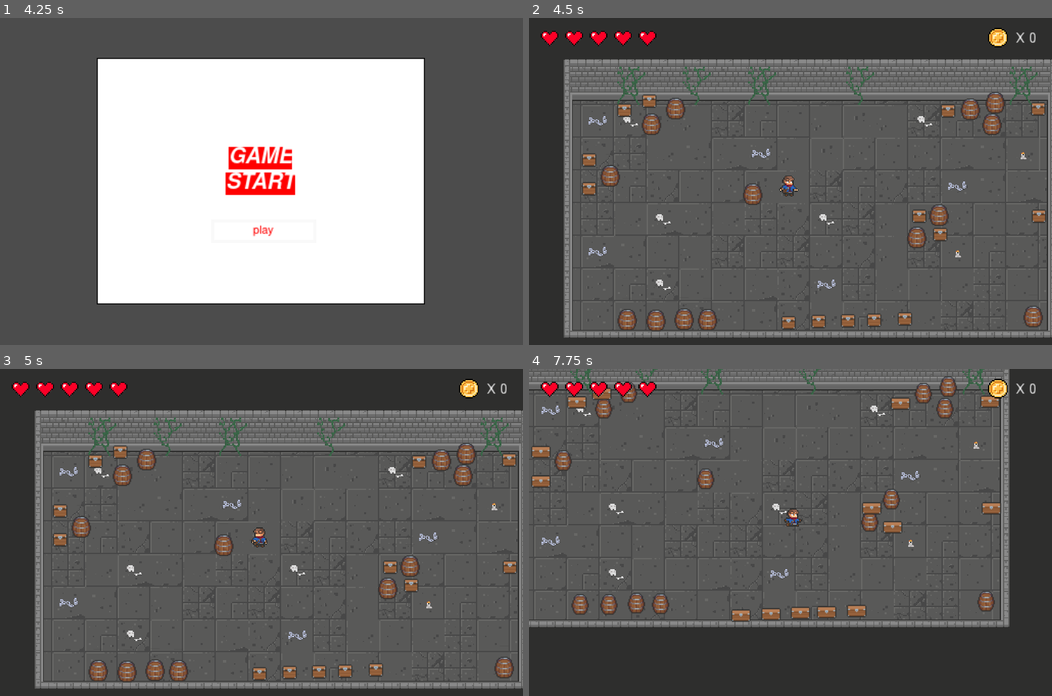
Above: before the commit, frames 1-4 (two rows, left to right).
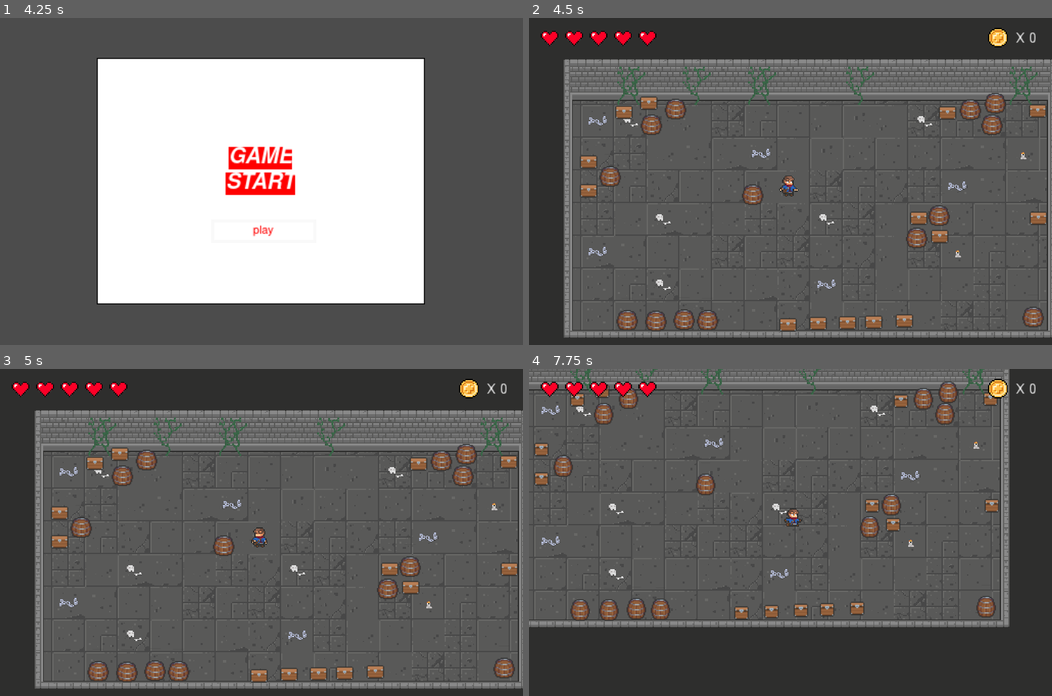
Above: after the commit, the same moments.

Repository: bandreetto/mimic-dungeon
Game: Godot game, scene res://scenes/main/main.tscn
Two runs of this game, one before a commit and one after it. Both use one fixed random seed, a clock stepped at 60 frames per second and the inputs below.
Inputs (mouse positions are in pixels of both pictures, inside the frame that each line leads up to):
- Up to frame 1 (4.25 s): tap Enter at 0.5, 2, 3.5 s; hold Right (ui_right) 0.53-1.28 s; tap Space (ui_select) at 0.77, 1.25, 1.52, 2.75, 3.02, 3.77 s; hold Down (ui_down) 1.28-2.03 s; hold Right (ui_right) 2.03-2.78 s; hold Up (ui_up) 2.78-3.53 s; hold Left (ui_left) from 3.53 s (still down)
- Up to frame 2 (4.5 s): release Left (ui_left) at 4.25 s; click (790, 240) at 4.25 s
- Up to frame 3 (5 s): no input
- Up to frame 4 (7.75 s): hold Left (ui_left) 5.03-5.78 s; tap Space (ui_select) at 5.27, 6.77, 7.52 s; hold Down (ui_down) 5.78-6.53 s; hold Right (ui_right) 6.53-7.28 s; hold Up (ui_up) from 7.28 s (still down)

Frame 1 is identical in both runs. In frame 2, 2.8% of the frame differs, in the area x 9-99%, y 22-96%; in frame 3, 2.8%; in frame 4, 4.0%, in the area x 0-91%, y 2-78%.

Commit message:
Add some sounds

Diff:
--- /dev/null
+++ b/default_bus_layout.tres
@@ -0,0 +1,4 @@
+[gd_resource type="AudioBusLayout" format=2]
+
+[resource]
+bus/0/volume_db = -10.5236
--- a/hutbox.gd
+++ b/hutbox.gd
@@ -2,7 +2,7 @@
 
 onready var timer = $Timer
 onready var collision = $CollisionShape2D
-const hitEffect = preload("res://scenes/effects/hit/hitEffect.tscn")
+const hitEffect = preload("res://scenes/player/hitEffect/playerHitEffect.tscn")
 var invincible = false setget set_invincible
 signal invincibility_started
 signal invincibility_ended
--- a/scenes/effects/hit/hitEffect.tscn
+++ b/scenes/effects/hit/hitEffect.tscn
@@ -1,31 +1,32 @@
-[gd_scene load_steps=8 format=2]
+[gd_scene load_steps=9 format=2]
 
 [ext_resource path="res://hitEffect.gd" type="Script" id=1]
 [ext_resource path="res://assets/images/hit.png" type="Texture" id=2]
+[ext_resource path="res://assets/sounds/impact.wav" type="AudioStream" id=3]
+
+[sub_resource type="AtlasTexture" id=1]
+flags = 4
+atlas = ExtResource( 2 )
+region = Rect2( 564, 0, 188, 188 )
+
+[sub_resource type="AtlasTexture" id=2]
+flags = 4
+atlas = ExtResource( 2 )
+region = Rect2( 752, 0, 188, 188 )
+
+[sub_resource type="AtlasTexture" id=3]
+flags = 4
+atlas = ExtResource( 2 )
+region = Rect2( 564, 188, 188, 188 )
 
 [sub_resource type="AtlasTexture" id=4]
 flags = 4
 atlas = ExtResource( 2 )
-region = Rect2( 564, 0, 188, 188 )
-
-[sub_resource type="AtlasTexture" id=5]
-flags = 4
-atlas = ExtResource( 2 )
-region = Rect2( 752, 0, 188, 188 )
-
-[sub_resource type="AtlasTexture" id=7]
-flags = 4
-atlas = ExtResource( 2 )
-region = Rect2( 564, 188, 188, 188 )
-
-[sub_resource type="AtlasTexture" id=8]
-flags = 4
-atlas = ExtResource( 2 )
 region = Rect2( 752, 188, 188, 188 )
 
-[sub_resource type="SpriteFrames" id=6]
+[sub_resource type="SpriteFrames" id=5]
 animations = [ {
-"frames": [ SubResource( 4 ), SubResource( 5 ), SubResource( 7 ), SubResource( 8 ) ],
+"frames": [ SubResource( 1 ), SubResource( 2 ), SubResource( 3 ), SubResource( 4 ) ],
 "loop": true,
 "name": "hit",
 "speed": 15.0
@@ -33,8 +34,13 @@
 
 [node name="hitEffect" type="AnimatedSprite"]
 scale = Vector2( 0.458332, 0.466618 )
-frames = SubResource( 6 )
+frames = SubResource( 5 )
 animation = "hit"
-frame = 2
+frame = 1
 playing = true
 script = ExtResource( 1 )
+
+[node name="AudioStreamPlayer" type="AudioStreamPlayer" parent="."]
+stream = ExtResource( 3 )
+pitch_scale = 3.44
+autoplay = true
--- a/scenes/mimic/mimic1/dieEffect/mimic1DieEffect.tscn
+++ b/scenes/mimic/mimic1/dieEffect/mimic1DieEffect.tscn
@@ -1,8 +1,9 @@
-[gd_scene load_steps=13 format=2]
+[gd_scene load_steps=14 format=2]
 
 [ext_resource path="res://assets/mimic/Mimic Sprite Sheet.png" type="Texture" id=1]
 [ext_resource path="res://scenes/effects/destroy/destroyedEffect.gd" type="Script" id=2]
 [ext_resource path="res://assets/destructable/Destructible Objects Sprite Sheet.png" type="Texture" id=3]
+[ext_resource path="res://assets/sounds/mimicDie.wav" type="AudioStream" id=4]
 
 [sub_resource type="AtlasTexture" id=1]
 flags = 4
@@ -56,3 +57,9 @@
 frames = SubResource( 9 )
 animation = "die"
 script = ExtResource( 2 )
+
+[node name="AudioStreamPlayer" type="AudioStreamPlayer" parent="."]
+stream = ExtResource( 4 )
+volume_db = -21.0
+pitch_scale = 1.77
+autoplay = true
--- a/scenes/mimic/mimic2/dieEffect/mimic2DieEffect.tscn
+++ b/scenes/mimic/mimic2/dieEffect/mimic2DieEffect.tscn
@@ -1,8 +1,9 @@
-[gd_scene load_steps=13 format=2]
+[gd_scene load_steps=14 format=2]
 
 [ext_resource path="res://assets/mimic/Mimic Sprite Sheet.png" type="Texture" id=1]
 [ext_resource path="res://assets/destructable/Destructible Objects Sprite Sheet.png" type="Texture" id=2]
 [ext_resource path="res://scenes/effects/destroy/destroyedEffect.gd" type="Script" id=3]
+[ext_resource path="res://assets/sounds/mimicDie.wav" type="AudioStream" id=4]
 
 [sub_resource type="AtlasTexture" id=1]
 flags = 4
@@ -55,5 +56,11 @@
 [node name="mimic2DieEffect" type="AnimatedSprite"]
 frames = SubResource( 9 )
 animation = "die"
+frame = 4
 playing = true
 script = ExtResource( 3 )
+
+[node name="AudioStreamPlayer" type="AudioStreamPlayer" parent="."]
+stream = ExtResource( 4 )
+volume_db = -21.0
+autoplay = true
--- a/scenes/objects/barrel/barrel.tscn
+++ b/scenes/objects/barrel/barrel.tscn
@@ -41,6 +41,7 @@
 [node name="Sprite" type="AnimatedSprite" parent="StaticBody2D"]
 frames = SubResource( 4 )
 animation = "idle"
+frame = 1
 playing = true
 
 [node name="CollisionShape2D" type="CollisionShape2D" parent="StaticBody2D"]
--- a/scenes/objects/barrel/effect/barrelEffect.tscn
+++ b/scenes/objects/barrel/effect/barrelEffect.tscn
@@ -1,8 +1,8 @@
-[gd_scene load_steps=8 format=2]
+[gd_scene load_steps=9 format=2]
 
 [ext_resource path="res://assets/destructable/Destructible Objects Sprite Sheet.png" type="Texture" id=1]
 [ext_resource path="res://scenes/objects/barrel/effect/barrelEffect.gd" type="Script" id=2]
-
+[ext_resource path="res://assets/sounds/mimicDie.wav" type="AudioStream" id=3]
 
 [sub_resource type="AtlasTexture" id=1]
 flags = 4
@@ -38,5 +38,11 @@
 [node name="sprite" type="AnimatedSprite" parent="."]
 frames = SubResource( 5 )
 animation = "destroyed"
+frame = 3
 playing = true
+
+[node name="AudioStreamPlayer" type="AudioStreamPlayer" parent="."]
+stream = ExtResource( 3 )
+volume_db = -21.0
+autoplay = true
 [connection signal="animation_finished" from="sprite" to="." method="_on_sprite_animation_finished"]
--- a/scenes/objects/chest/chest.tscn
+++ b/scenes/objects/chest/chest.tscn
@@ -41,7 +41,6 @@
 [node name="Sprite" type="AnimatedSprite" parent="StaticBody2D"]
 frames = SubResource( 4 )
 animation = "idle"
-frame = 2
 playing = true
 
 [node name="CollisionShape2D" type="CollisionShape2D" parent="StaticBody2D"]
--- a/scenes/objects/chest/effect/chestEffect.tscn
+++ b/scenes/objects/chest/effect/chestEffect.tscn
@@ -1,8 +1,8 @@
-[gd_scene load_steps=9 format=2]
+[gd_scene load_steps=10 format=2]
 
 [ext_resource path="res://assets/destructable/Destructible Objects Sprite Sheet.png" type="Texture" id=1]
 [ext_resource path="res://scenes/objects/chest/effect/chestEffect.gd" type="Script" id=2]
-
+[ext_resource path="res://assets/sounds/mimicDie.wav" type="AudioStream" id=3]
 
 [sub_resource type="AtlasTexture" id=1]
 flags = 4
@@ -43,6 +43,11 @@
 [node name="sprite" type="AnimatedSprite" parent="."]
 frames = SubResource( 6 )
 animation = "destroyed"
-frame = 1
+frame = 2
 playing = true
+
+[node name="AudioStreamPlayer" type="AudioStreamPlayer" parent="."]
+stream = ExtResource( 3 )
+volume_db = -21.0
+autoplay = true
 [connection signal="animation_finished" from="sprite" to="." method="_on_sprite_animation_finished"]
--- a/scenes/objects/coin/Coin.gd
+++ b/scenes/objects/coin/Coin.gd
@@ -1,4 +1,8 @@
 extends Area2D
+
+onready var sound = $AudioStreamPlayer
+onready var timer = $Timer
+onready var sprite = $AnimatedSprite
 
 func _ready():
 	pass
@@ -6,4 +10,9 @@
 
 func _on_Coin_body_entered(body):
 	PlayerStats.collect_coins(1)
+	sound.play()
+	sprite.free()
+	timer.start(1)
+
+func _on_Timer_timeout():
 	queue_free()
--- a/scenes/objects/coin/Coin.tscn
+++ b/scenes/objects/coin/Coin.tscn
@@ -1,7 +1,8 @@
-[gd_scene load_steps=8 format=2]
+[gd_scene load_steps=9 format=2]
 
 [ext_resource path="res://assets/images/coins.png" type="Texture" id=1]
 [ext_resource path="res://scenes/objects/coin/Coin.gd" type="Script" id=2]
+[ext_resource path="res://assets/sounds/coin.wav" type="AudioStream" id=3]
 
 [sub_resource type="AtlasTexture" id=1]
 flags = 4
@@ -39,10 +40,16 @@
 scale = Vector2( 0.0553592, 0.0540819 )
 frames = SubResource( 4 )
 animation = "spin"
-frame = 1
+frame = 2
 playing = true
+
+[node name="AudioStreamPlayer" type="AudioStreamPlayer" parent="."]
+stream = ExtResource( 3 )
 
 [node name="CollisionShape2D" type="CollisionShape2D" parent="."]
 position = Vector2( -0.466644, 0.935925 )
 shape = SubResource( 5 )
+
+[node name="Timer" type="Timer" parent="."]
 [connection signal="body_entered" from="." to="." method="_on_Coin_body_entered"]
+[connection signal="timeout" from="Timer" to="." method="_on_Timer_timeout"]
--- a/scenes/player/hitEffect/playerHitEffect.gd
+++ b/scenes/player/hitEffect/playerHitEffect.gd
@@ -1,8 +1,16 @@
 extends AnimatedSprite
 
+
+# Declare member variables here. Examples:
+# var a = 2
+# var b = "text"
+
+
+# Called when the node enters the scene tree for the first time.
 func _ready():
-	connect("animation_finished", self, "on_animation_finished")
-	play("hit")
+	pass # Replace with function body.
 
-func on_animation_finished():
-	queue_free()
+
+# Called every frame. 'delta' is the elapsed time since the previous frame.
+#func _process(delta):
+#	pass
--- a/scenes/player/hitEffect/playerHitEffect.tscn
+++ b/scenes/player/hitEffect/playerHitEffect.tscn
@@ -1,45 +1,53 @@
-[gd_scene load_steps=9 format=2]
+[gd_scene load_steps=8 format=2]
 
-[ext_resource path="res://scenes/player/hitEffect/playerHitEffect.gd" type="Script" id=1]
+[ext_resource path="res://assets/sounds/bodyImpact.wav" type="AudioStream" id=1]
 [ext_resource path="res://assets/images/hit.png" type="Texture" id=2]
+
+[sub_resource type="AtlasTexture" id=1]
+flags = 4
+atlas = ExtResource( 2 )
+region = Rect2( 0, 0, 188, 188 )
 
 [sub_resource type="AtlasTexture" id=2]
 flags = 4
 atlas = ExtResource( 2 )
-region = Rect2( 0, 0, 188, 188 )
+region = Rect2( 188, 0, 188, 188 )
 
 [sub_resource type="AtlasTexture" id=3]
 flags = 4
 atlas = ExtResource( 2 )
-region = Rect2( 188, 0, 188, 188 )
-
-[sub_resource type="AtlasTexture" id=4]
-flags = 4
-atlas = ExtResource( 2 )
 region = Rect2( 376, 0, 188, 188 )
 
-[sub_resource type="AtlasTexture" id=5]
-flags = 4
-atlas = ExtResource( 2 )
-region = Rect2( 376, 752, 188, 188 )
-
-[sub_resource type="AtlasTexture" id=6]
-flags = 4
-atlas = ExtResource( 2 )
-region = Rect2( 564, 752, 188, 188 )
-
-[sub_resource type="SpriteFrames" id=1]
+[sub_resource type="SpriteFrames" id=4]
 animations = [ {
-"frames": [ SubResource( 2 ), SubResource( 3 ), SubResource( 4 ), SubResource( 5 ), SubResource( 6 ) ],
+"frames": [ SubResource( 1 ), SubResource( 2 ), SubResource( 3 ) ],
 "loop": true,
 "name": "hit",
-"speed": 5.0
+"speed": 10.0
 } ]
 
+[sub_resource type="GDScript" id=5]
+script/source = "extends AnimatedSprite
+
+
+
+func _ready():
+	connect(\"animation_finished\", self, \"on_animation_finished\")
+	play(\"hit\")
+
+func on_animation_finished():
+	queue_free()
+"
+
 [node name="playerHitEffect" type="AnimatedSprite"]
-scale = Vector2( 0.511628, 0.435294 )
-frames = SubResource( 1 )
+scale = Vector2( 0.515032, 0.561075 )
+frames = SubResource( 4 )
 animation = "hit"
-frame = 3
+frame = 2
 playing = true
-script = ExtResource( 1 )
+script = SubResource( 5 )
+
+[node name="AudioStreamPlayer" type="AudioStreamPlayer" parent="."]
+stream = ExtResource( 1 )
+autoplay = true
+[connection signal="animation_finished" from="." to="." method="_on_playerHitEffect_animation_finished"]
--- a/scenes/player/player.tscn
+++ b/scenes/player/player.tscn
@@ -1,10 +1,11 @@
-[gd_scene load_steps=11 format=2]
+[gd_scene load_steps=12 format=2]
 
 [ext_resource path="res://scenes/player/player.gd" type="Script" id=1]
 [ext_resource path="res://assets/player/adventurer-sprite-sheet.png" type="Texture" id=2]
 [ext_resource path="res://scenes/player/Swordhit.gd" type="Script" id=3]
 [ext_resource path="res://scenes/effects/damage/hurtbox/hurtbox.tscn" type="PackedScene" id=4]
 [ext_resource path="res://assets/sounds/swordSwing.wav" type="AudioStream" id=5]
+[ext_resource path="res://assets/sounds/running.wav" type="AudioStream" id=6]
 
 [sub_resource type="RectangleShape2D" id=1]
 extents = Vector2( 7.29937, 12.0038 )
@@ -91,6 +92,16 @@
 "update": 1,
 "values": [ 13, 14, 15, 16, 17, 18, 19, 20 ]
 }
+tracks/1/type = "audio"
+tracks/1/path = NodePath("AudioStreamPlayer")
+tracks/1/interp = 1
+tracks/1/loop_wrap = true
+tracks/1/imported = false
+tracks/1/enabled = true
+tracks/1/keys = {
+"clips": [  ],
+"times": PoolRealArray(  )
+}
 
 [node name="player" type="KinematicBody2D"]
 position = Vector2( 0, 0.471935 )
@@ -101,7 +112,7 @@
 texture = ExtResource( 2 )
 vframes = 16
 hframes = 13
-frame = 27
+frame = 13
 
 [node name="Swordhit" type="Area2D" parent="Sprite"]
 scale = Vector2( 0.993217, 0.947333 )
@@ -134,7 +145,7 @@
 position = Vector2( 0.341215, 1.49796 )
 
 [node name="AudioStreamPlayer" type="AudioStreamPlayer" parent="."]
-stream = ExtResource( 5 )
+stream = ExtResource( 6 )
 [connection signal="area_entered" from="hurtbox" to="." method="_on_hurtbox_area_entered"]
 
 [editable path="hurtbox"]
Not shown, added: assets/sounds/bodyImpact.wav.import
Not shown, added: assets/sounds/impact.wav.import
Not shown, added: assets/sounds/mimicDie.wav.import
Not shown, added: assets/sounds/running.wav.import
Not shown, added: assets/sounds/bodyImpact.wav
Not shown, added: assets/sounds/coin.wav
Not shown, added: assets/sounds/impact.wav
Not shown, added: assets/sounds/mimicDie.wav
Not shown, added: assets/sounds/running.wav
